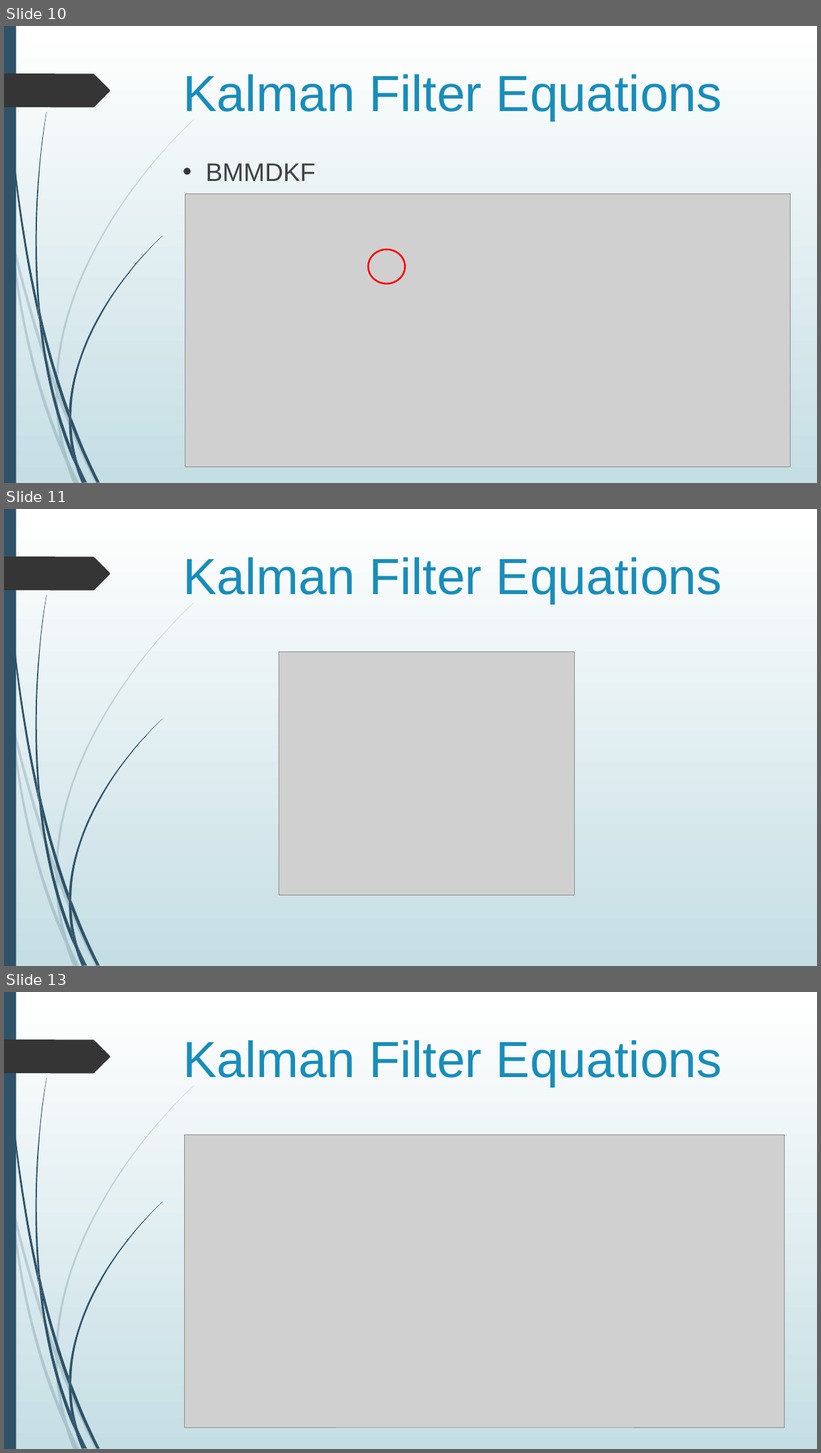
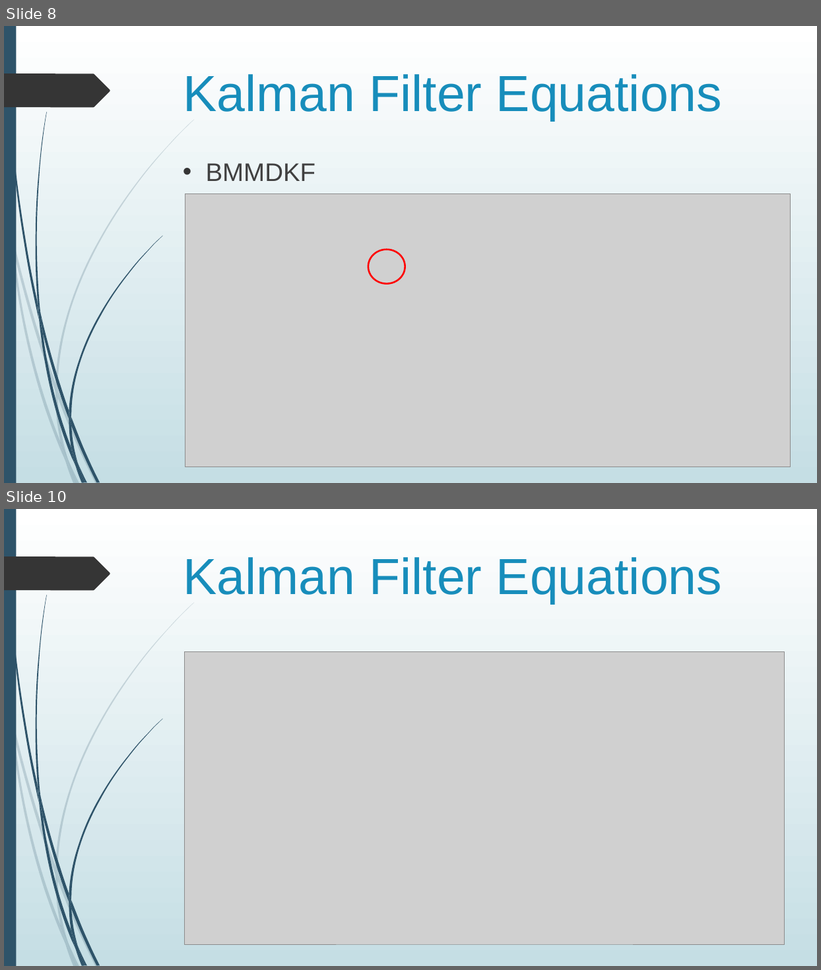
Before and after one commit to jygoh1/FinalYearProject, a slide deck: Presentation/draft_other.pptx. Shown one above the other, each under a label of ours: slides 10, 11 and 13 before the commit, slides 8 and 10 after it; the slides between them are not shown. The pictures are 821x1453 and 821x970 pixels, drawn with LibreOffice and Linux fonts; fonts in the diff are those of the drawing; grey boxes stand for pictures. Boxes give left, top, right and bottom in pixels: in the first picture for what was removed or moved away, otherwise in the second. Text is boxed around its words. In the diff, an @@ line names an element or a change of style, - is before the commit and + after.

```diff
--- a/Presentation/draft_other.pptx
+++ b/Presentation/draft_other.pptx
@@ slide 11 removed at [4, 509, 817, 966], background gradient #FFFFFF to #C5DEE5; not listed: 24 template elements that a slide beside it also shows @@
@@ title removed at [183, 557, 722, 603] @@
-Kalman Filter Equations
@@ picture removed at [279, 652, 575, 895] @@
@@ what was slide 10 is now slide 8 @@
@@ what was slide 13 is now slide 10 @@
```
Also in this commit, not shown: 14 slides changed, 3 other slides removed, 4 other files.
